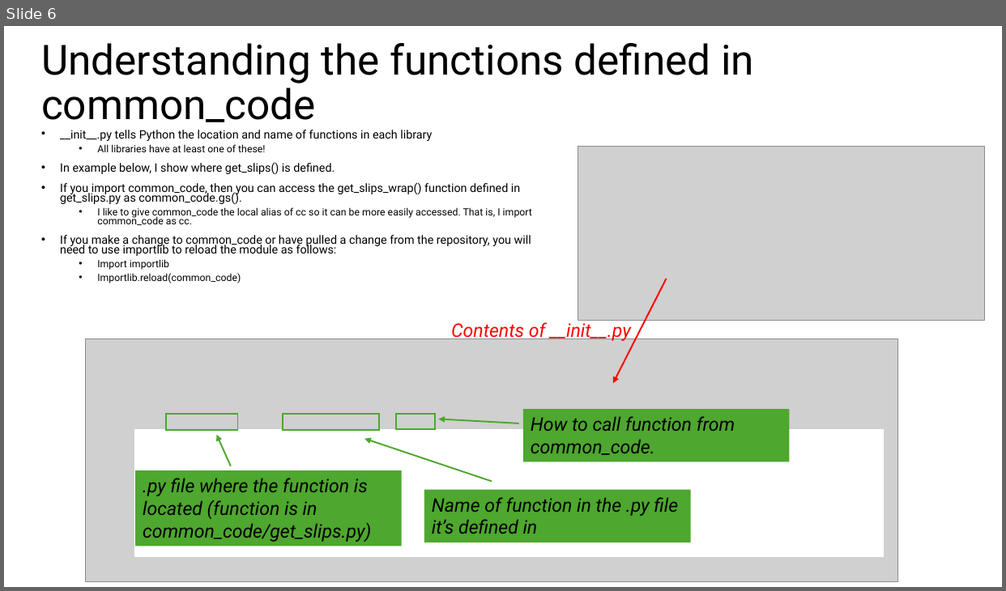
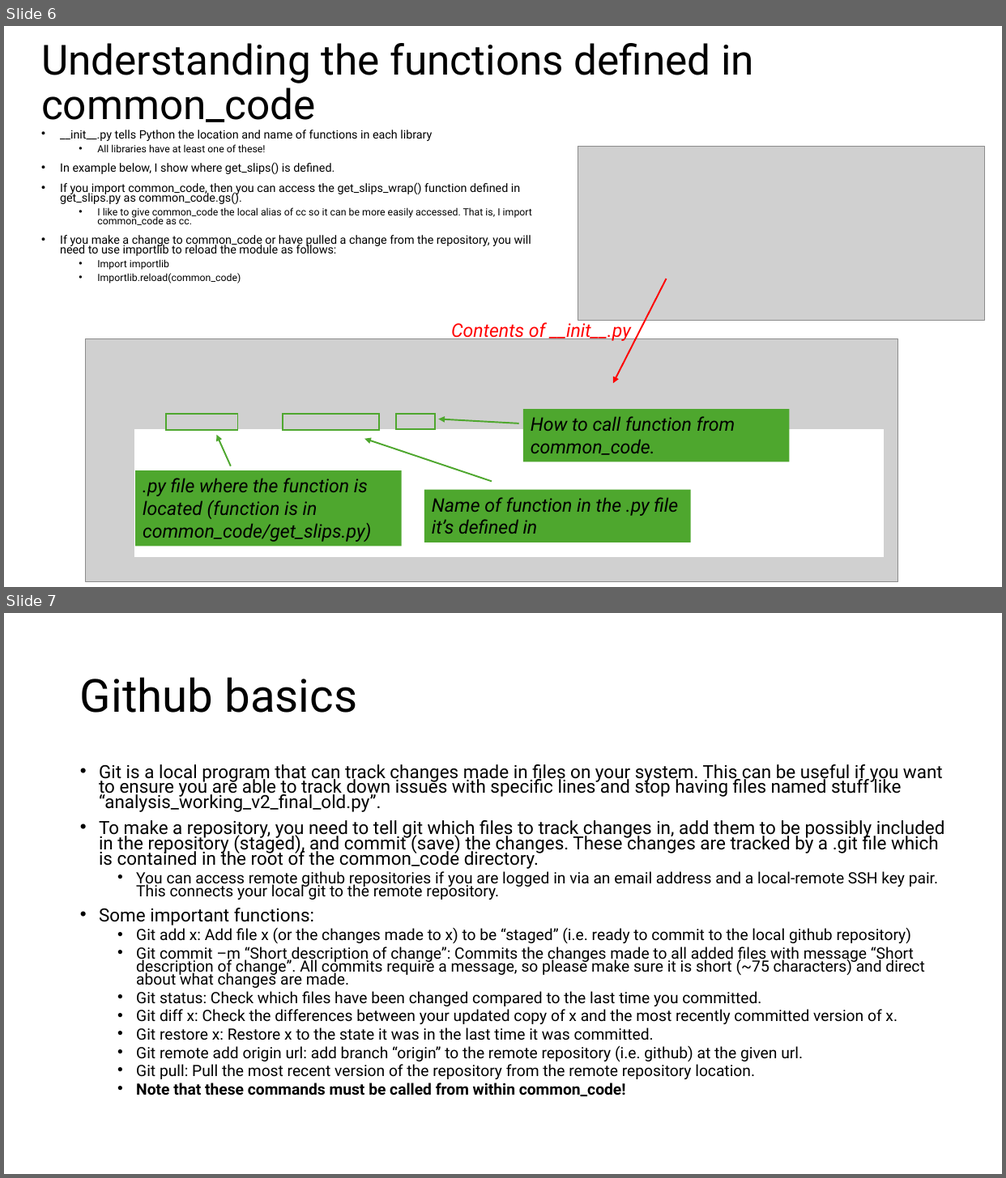
Before and after one commit to jmaniscool/common_code, a slide deck: start_guide.pptx. Shown one above the other, each under a label of ours: slide 6 before the commit, slides 6 and 7 after it. The pictures are 1006x591 and 1006x1178 pixels, drawn with LibreOffice and Linux fonts; fonts in the diff are those of the drawing; grey boxes stand for pictures. Boxes give left, top, right and bottom in pixels: in the first picture for what was removed or moved away, otherwise in the second. Text is boxed around its words. In the diff, an @@ line names an element or a change of style, - is before the commit and + after.

Commit message:
Added slides on github command basics to start guide.

```diff
--- a/start_guide.pptx
+++ b/start_guide.pptx
@@ slide 7 added at (4, 613, 1002, 1174), background #FFFFFF @@
@@ title added at (80, 677, 357, 713), 44 pt, text #000000 @@
+Github basics
@@ text added at (99, 764, 945, 1097), 15 pt, text #000000 @@
+• Git is a local program that can track changes made in files on your system. This can be useful if you want to ensure you are able to track down issues with specific lines and stop having files named stuff like “analysis_working_v2_final_old.py”.
+• To make a repository, you need to tell git which files to track changes in, add them to be possibly included in the repository (staged), and commit (save) the changes. These changes are tracked by a .git file which is contained in the root of the common_code directory.
+  • You can access remote github repositories if you are logged in via an email address and a local-remote SSH key pair. This connects your local git to the remote repository.
+• Some important functions:
+  • Git add x: Add file x (or the changes made to x) to be “staged” (i.e. ready to commit to the local github repository)
+  • Git commit –m “Short description of change”: Commits the changes made to all added files with message “Short description of change”. All commits require a message, so please make sure it is short (~75 characters) and direct about what changes are made.
+  • Git status: Check which files have been changed compared to the last time you committed.
+  • Git diff x: Check the differences between your updated copy of x and the most recently committed version of x.
+  • Git restore x: Restore x to the state it was in the last time it was committed.
+  • Git remote add origin url: add branch “origin” to the remote repository (i.e. github) at the given url.
+  • Git pull: Pull the most recent version of the repository from the remote repository location.
+  • Note that these commands must be called from within common_code!
```
Also in this commit, not shown: 1 slide changed, 1 other slide added.
